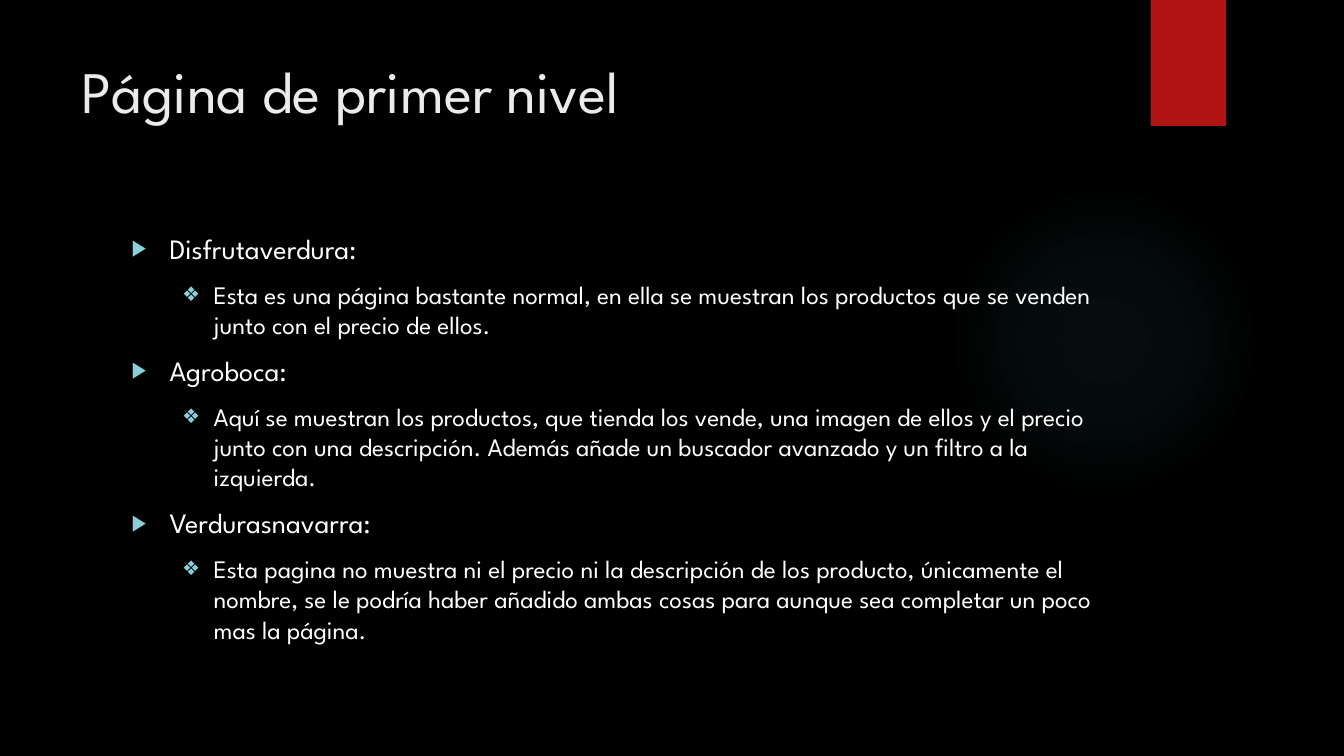
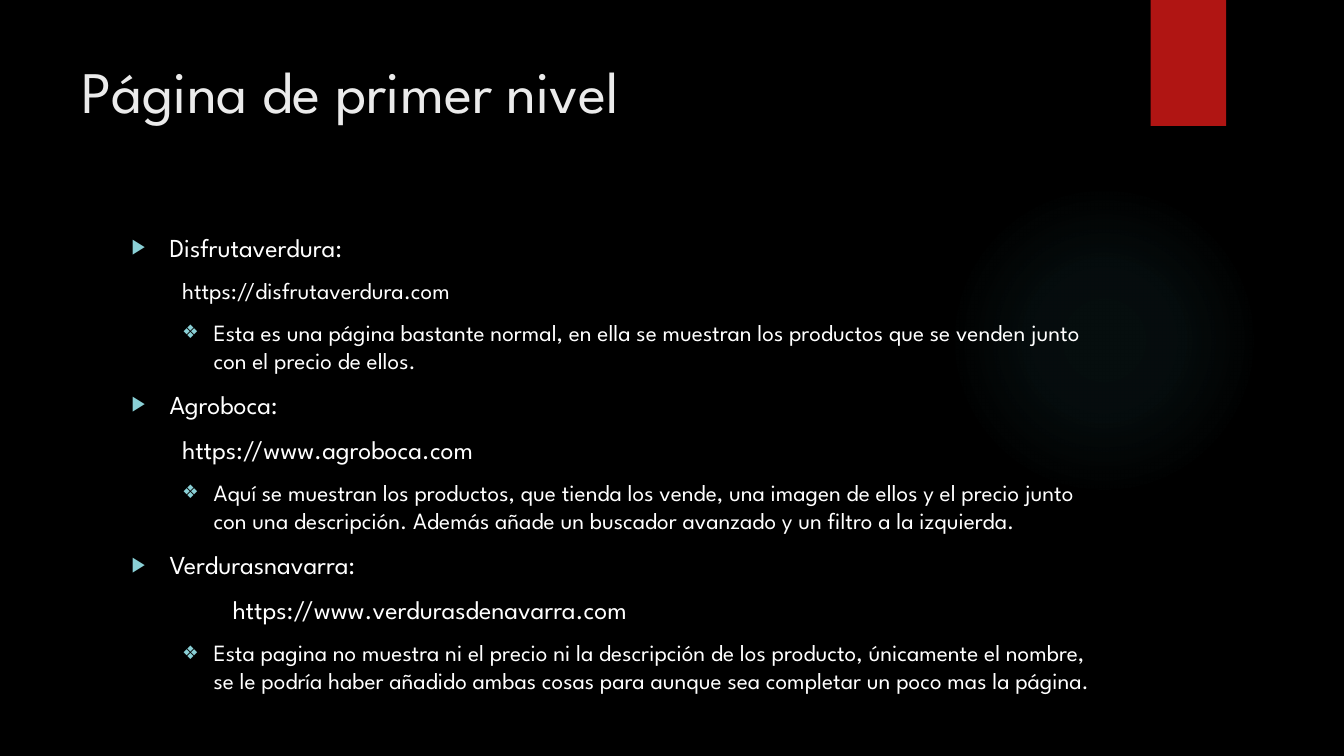
Before and after one commit to Javier798/DesInterfacesWeb, a slide deck: slide 6 of Ejercicio de prototipado y comparación de webs.pptx. Drawn at 1344x756 pixels with LibreOffice and Linux fonts; fonts in the diff are those of the drawing; background and template pictures are left out. Boxes give left, top, right and bottom in pixels: in the first picture for what was removed or moved away, otherwise in the second. Text is boxed around its words. In the diff, an @@ line names an element or a change of style, - is before the commit and + after.

```diff
--- a/Ejercicio de prototipado y comparación de webs.pptx
+++ b/Ejercicio de prototipado y comparación de webs.pptx
@@ text at bbox=[170, 239, 1089, 694]: size 20 to 18.5 pt in "Disfrutaverdura:", "Agroboca:", "Verdurasnavarra:"; size 18 to 16.6 pt in "Esta es una página bastante normal, en ...", "Aquí se muestran los productos, que tienda ...", "Esta pagina no muestra ni el precio ..." @@
@@ text at bbox=[182, 282, 450, 304]: paragraph added @@
+  https://disfrutaverdura.com
@@ text at bbox=[182, 441, 473, 465]: paragraph added @@
+https://www.agroboca.com
@@ text at bbox=[233, 601, 627, 625]: paragraph added @@
+https://www.verdurasdenavarra.com
```
Also in this commit, not shown: 3 other slides changed.
